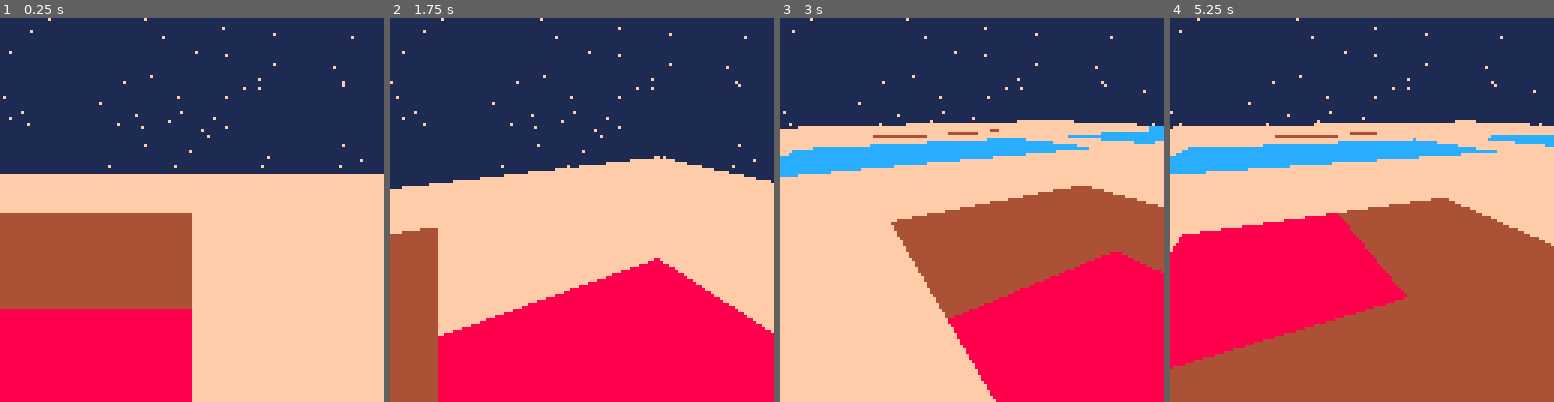
Above: before the commit, frames 1-4 (left to right).
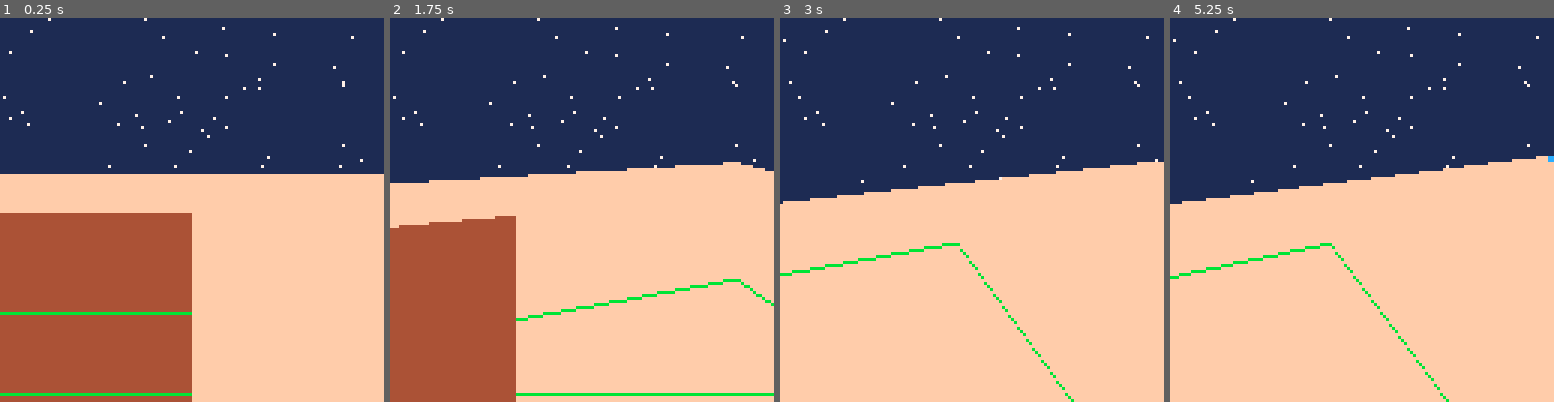
Above: after the commit, the same moments.

Repository: pgergis/space-farm
Game: PICO-8 cartridge space_farm.p8
Two runs of this game, one before a commit and one after it. Both use one fixed random seed, a clock stepped at 60 frames per second and the inputs below.
Inputs:
- Up to frame 1 (0.25 s): no input
- Up to frame 2 (1.75 s): tap X (X key) at 0.33, 1.07 s; tap O (Z key) at 0.7, 1.7 s; hold Right from 1.6 s (still down)
- Up to frame 3 (3 s): tap X (X key) at 1.85, 2.97 s; release Right at 2.1 s; tap O (Z key) at 2.1, 2.5, 2.9 s; hold Up 2.15-2.42 s; hold Right from 2.47 s (still down)
- Up to frame 4 (5.25 s): release Right at 3.03 s; hold Left 3.08-3.58 s; tap O (Z key) every 0.4 s from 3.3 to 4.9 s; hold Down 3.63-3.97 s; hold Right 4.02-4.68 s; tap X (X key) at 4.08, 5.2 s; hold Up 4.73-5.03 s; hold Left from 5.08 s (still down)

The runs differ from the first frame. In frame 1, 12% of the frame differs, in the area x 0-95%, y 0-100%; in frame 2, 31%; in frame 3, 47%; in frame 4, 63%, in the area x 0-100%, y 0-100%.

Commit message:
Better movement, janky sprite placement

Diff:
--- a/space_farm.p8
+++ b/space_farm.p8
@@ -1,6 +1,17 @@
 pico-8 cartridge // http://www.pico-8.com
 version 16
 __lua__
+
+sprite_defs={}
+sprite_defs[1]={40,0,16,16} -- corn
+sprite_defs[2]={56,0,16,16} -- berry
+sprite_defs[3]={72,0,16,16} -- carrot
+sprite_defs[4]={88,0,16,16} -- potato
+
+corn_sprite=1
+strawberry_sprite=2
+carrot_sprite=3
+potato_sprite=4
 
 function _init()
 	star_list={}
@@ -14,31 +25,35 @@
     horizon_height = 32
     game_over=false
     turns=0
+    sprite_counter=0
+    sprite_map={}
     player:init()
+    add_sprite(5,5,corn_sprite)
 end
 
 function _update()
     player:input()
+    if player.moving then
+        player:move()
+    end
 end
 
 function draw_stars()
 	for i=1,#star_list do
-		pset((-player.d*0.03*508+star_list[i].x),star_list[i].y,15)
+		pset((-player.d*0.03*508+star_list[i].x),star_list[i].y,7)
 	end
 end
 
 function draw_3d()
     local fov = 0.1
     local v={}
+    local objects_seen={}
     v.x0 = cos(player.d+fov)
     v.y0 = sin(player.d+fov)
     v.x1 = cos(player.d-fov)
     v.y1 = sin(player.d-fov)
 
     for screenx=0,127 do
-        if screenx==64 then
-            printh("DRAWING")
-        end
         local screeny=127
         local x=player.x
         local y=player.y
@@ -63,65 +78,139 @@
 
         local dist_x
         local dist_y
-        if (sgn(vecx) > 0) then
-            dist_x = 1-(x%1) else
-            dist_x =   (x%1) end
-        if (sgn(vecy) > 0) then
-            dist_y = 1-(y%1) else
-            dist_y =   (y%1) end
-
-        dist_x = dist_x * skip_x
-        dist_y = dist_y * skip_y
-
-        local skip = true
-        local skips = 0
-
-        while (skip) do
-            skips = skips + 1
+
+        local edge_x,edge_y
+
+        if dirx > 0 then
+            edge_x = 1-(x%1)
+        else
+            edge_x = (x%1)
+        end
+        if diry > 0 then
+            edge_y = 1-(y%1)
+        else
+            edge_y = (y%1)
+        end
+
+        dist_x = edge_x * skip_x
+        dist_y = edge_y * skip_y
+
+        local casting = true
+        local is_active_tile
+        local offset
+
+        while (casting) do
             if (dist_x < dist_y) then
                 ix = ix+dirx
                 dist_y = dist_y - dist_x
                 distance_from_player = distance_from_player + dist_x
                 dist_x = skip_x
+                offset=dist_y%1
             else
                 iy = iy+diry
                 dist_x = dist_x - dist_y
                 distance_from_player = distance_from_player + dist_y
                 dist_y = skip_y
+                offset=dist_x%1
             end
 
-            -- prev height properties
-            local previous_height = current_height
-            current_height = get_height(ix, iy)
-
-            local previous_ground_color = current_ground_color
-            current_ground_color = get_color(ix,iy)
-
-            if screenx==64 then
-                printh("skip:"..skips.." mget:"..mget(ix,iy))
+            local seen_sprite = get_sprite(ix,iy)
+            if seen_sprite and not objects_seen[seen_sprite.id] then
+                printh(offset)
+                objects_seen[seen_sprite.id]={
+                    screenx=screenx,
+                    ix=ix,
+                    iy=iy,
+                    sprite=seen_sprite,
+                    offset=offset
+                }
             end
-
-            if current_height == -1 then skip=false end
-
-            if (distance_from_player > 0.5) then
+            -- drawing each ground tile in the current column
+            if (distance_from_player > 0.1) then
                 local screeny1 = 5
                 screeny1 = (screeny1 * map_size)/distance_from_player
                 screeny1 = screeny1 + horizon_height --horizon
 
-                -- local screeny1 = 64-distance_from_player
-                --draw ground to new point
-                if previous_ground_color then
-                    printh("drawing color "..previous_ground_color.." from "..screenx..","..(screeny1-1).." to "..screenx..","..screeny)
-                    line(
-                    screenx,screeny1-1,
-                    screenx,screeny,
-                    previous_ground_color)
+                -- draw line for current ground color
+                line(screenx,screeny1-1,
+                     screenx,screeny,
+                     current_ground_color)
+
+                -- if active, draw border color on line ends
+                if is_active_tile then
+                    local border_color = current_ground_color==12 and 8 or 11
+                    pset(screenx,screeny1+2,border_color)
+                    pset(screenx,screeny-2,border_color)
                 end
+
+                -- increment screeny for the next pass
                 screeny=screeny1
+            end
+
+            current_ground_color,is_active_tile=get_color(ix,iy)
+            current_height = get_height(ix, iy)
+            if current_height == -1 then
+                casting=false
             end
         end -- while (skip) do
     end -- for screenx etc
-end
+    draw_objects_seen(objects_seen)
+end
+
+function add_sprite(x,y,sprite_offset)
+    sprite_counter+=1
+    sprite_map[x]=sprite_map[x] or {}
+    sprite_map[x][y]={offset=sprite_offset,id=sprite_counter}
+end
+
+--function remove_sprite(x,y)
+--    sprite_map[x][y] = {}
+--    sprite_counter-=1
+--end
+
+function plant_thing(x,y)
+    if sprite_map[x] and sprite_map[x][y] then return end
+    add_sprite(x,y,1)
+end
+
+--function harvest_thing(x,y)
+--    if not (sprite_map[x] and sprite_map[x][y]) then return end
+--    remove_sprite(x,y,1)
+--end
+
+function get_sprite(x,y)
+    if not sprite_map[x] then
+        return
+    end
+    return sprite_map[x][y]
+end
+
+function draw_objects_seen(objects)
+    for object in all(objects) do
+        local dx=object.ix-player.x+.5
+        local dy=object.iy-player.y+.5
+        local distance=sqrt(dx^2+dy^2)
+        local offset=object.offset
+
+        local sprite = sprite_defs[object.sprite.offset]
+        local height = sprite[4] * map_size / distance * .5
+        local screeny = 5
+        screeny = (screeny * map_size)/distance + horizon_height
+        screeny-=height
+
+        local screenx = object.screenx
+        local width = (sprite[3] * map_size / distance *.5)
+        sspr(
+        sprite[1],sprite[2], -- sprite x y
+        sprite[3],sprite[4], -- sprite w h
+        screenx-offset*width,screeny, -- screen x y
+        width,height -- screen w h
+        )
+    end
+end
+
+
+sprites={}
 
 ground_colors={}
 ground_colors[1]=15 -- barren land
@@ -140,11 +230,9 @@
 end
 
 function get_color(celx,cely)
-    if player.selected_tile_x==celx and player.selected_tile_y==cely then
-        return 8
-    end
     local tile = mget(celx,cely)
-    return ground_colors[tile]
+    local is_active_tile=player.selected_tile_x==celx and player.selected_tile_y==cely
+    return ground_colors[tile],is_active_tile
 end
 
 function _draw()
@@ -168,8 +256,46 @@
     self.z=0
     self.d=0.5
     self.speed=0.05
+    self.moving=false
+    self.moving_speed=0.1
+    self.target_x=0
+    self.target_y=0
 
     self:set_selected_tile()
+end
+
+function player:move_to(celx,cely)
+    if self.moving then
+        return false
+    end
+
+    if celx < 0 or celx > map_size or cely < 0 or cely > map_size then
+        self.moving=false
+        return false
+    end
+
+    self.target_x=celx
+    self.target_y=cely
+    self.moving=true
+end
+
+function player:move()
+    if self.x < self.target_x then
+        self.x = min(self.x+self.moving_speed,self.target_x)
+    elseif self.x > self.target_x then
+        self.x = max(self.x-self.moving_speed,self.target_x)
+    end
+
+
+    if self.y < self.target_y then
+        self.y = min(self.y+self.moving_speed,self.target_y)
+    elseif self.y > self.target_y then
+        self.y = max(self.y-self.moving_speed,self.target_y)
+    end
+
+    if self.x==self.target_x and self.y==self.target_y then
+        self.moving=false
+    end
 end
 
 function player:set_selected_tile()
@@ -183,16 +309,26 @@
 end
 
 function player:input()
-    if (btn(0)) then player.d=(player.d+0.02)%1 end
-    if (btn(1)) then player.d=(player.d+0.98)%1 end
-
-    if (btn(2) or btn(3)) then
-        if (btn(2)) then m=self.speed else m=-self.speed end
-        local dx = cos(player.d)*m
-        local dy = sin(player.d)*m
-        player.x=player.x+cos(player.d)*m
-        player.y=player.y+sin(player.d)*m
-    end
+    if (btn(0)) then self.d=(self.d+0.01)%1 end
+    if (btn(1)) then self.d=(self.d+0.99)%1 end
+
+    if btnp(2) and not self.moving then
+        self:move_to(self.selected_tile_x+0.5,self.selected_tile_y+0.5)
+    end
+    if btnp(3) and not self.moving then
+        local behind_x=flr(self.x - cos(self.d))
+        local behind_y=flr(self.y - sin(self.d))
+        self:move_to(behind_x+0.5, behind_y+0.5)
+    end
+
+    if btnp(4) then
+        plant_thing(self.selected_tile_x, self.selected_tile_y)
+    end
+
+--    if btnp(5) then
+--        harvest_thing(self.selected_tile_x, self.selected_tile_y)
+--    end
+
 end
 
 draw_map=false
@@ -201,12 +337,20 @@
 __gfx__
 00000000ffffffff44444444cccccccc555555550000000000000000000000000000000000000000000000000000000000000000000000000000000000000000
 00000000ffffffff44444444cccccccc555555550000000000000000000000000000000000000000000000000000000000000000000000000000000000000000
-00700700ffffffff44444444cccccccc555555550000000000000000000000000000000000000000000000000000000000000000000000000000000000000000
-00077000ffffffff44444444cccccccc555555550000000000000000000000000000000000000000000000000000000000000000000000000000000000000000
-00077000ffffffff44444444cccccccc555555550000000000000000000000000000000000000000000000000000000000000000000000000000000000000000
-00700700ffffffff44444444cccccccc555555550000000000000000000000000000000000000000000000000000000000000000000000000000000000000000
-00000000ffffffff44444444cccccccc555555550000000000000000000000000000000000000000000000000000000000000000000000000000000000000000
-00000000ffffffff44444444cccccccc555555550000000000000000000000000000000000000000000000000000000000000000000000000000000000000000
+00700700ffffffff44444444cccccccc555555550000000b00000000000000000000000000000000000000000000000000000000000000000000000000000000
+00077000ffffffff44444444cccccccc555555550000000b00000000000000000000000000000000b00000000000000000000000000000000000000000000000
+00077000ffffffff44444444cccccccc55555555000000ab0000000000000000000000000000000b000000000000000400000000000000000000000000000000
+00700700ffffffff44444444cccccccc5555555500000aab00000000000000000000000000000000b00000000000004440000000000000000000000000000000
+00000000ffffffff44444444cccccccc5555555500000aab0000000000000000000000000000000bb00000000000044444000000000000000000000000000000
+00000000ffffffff44444444cccccccc5555555500000abbb0000000000000000000000000000099990000000000414444400000000000000000000000000000
+0000000000000000000000000000000000000000000000bbaa000000000000000000000000000099990000000000444441400000000000000000000000000000
+0000000000000000000000000000000000000000000000bbaa000000000000000000000000000099990000000000441444440000000000000000000000000000
+00000000000000000000000000000000000000000000000baa000000000000000bbbb88000000099990000000000444444440000000000000000000000000000
+00000000000000000000000000000000000000000000000bb00000000000b88bbbbbb88000000009900000000000044444440000000000000000000000000000
+00000000000000000000000000000000000000000000000bb00000000000b88bbbbbbbb000000009900000000000044444400000000000000000000000000000
+00000000000000000000000000000000000000000000000bb0000000000bbbbbbb88bb0000000009900000000000004440000000000000000000000000000000
+00000000000000000000000000000000000000000000000bb000000000bbbbbbbb88bb0000000000900000000000000400000000000000000000000000000000
+00000000000000000000000000000000000000000000000bb000000000bbbbbbbbbbbb0000000000000000000000000000000000000000000000000000000000
 __map__
 0101010101010101030301010101010100000000000000000000000000000000000000000000000000000000000000000000000000000000000000000000000000000000000000000000000000000000000000000000000000000000000000000000000000000000000000000000000000000000000000000000000000000000
 0101010101010101030101010101010100000000000000000000000000000000000000000000000000000000000000000000000000000000000000000000000000000000000000000000000000000000000000000000000000000000000000000000000000000000000000000000000000000000000000000000000000000000
